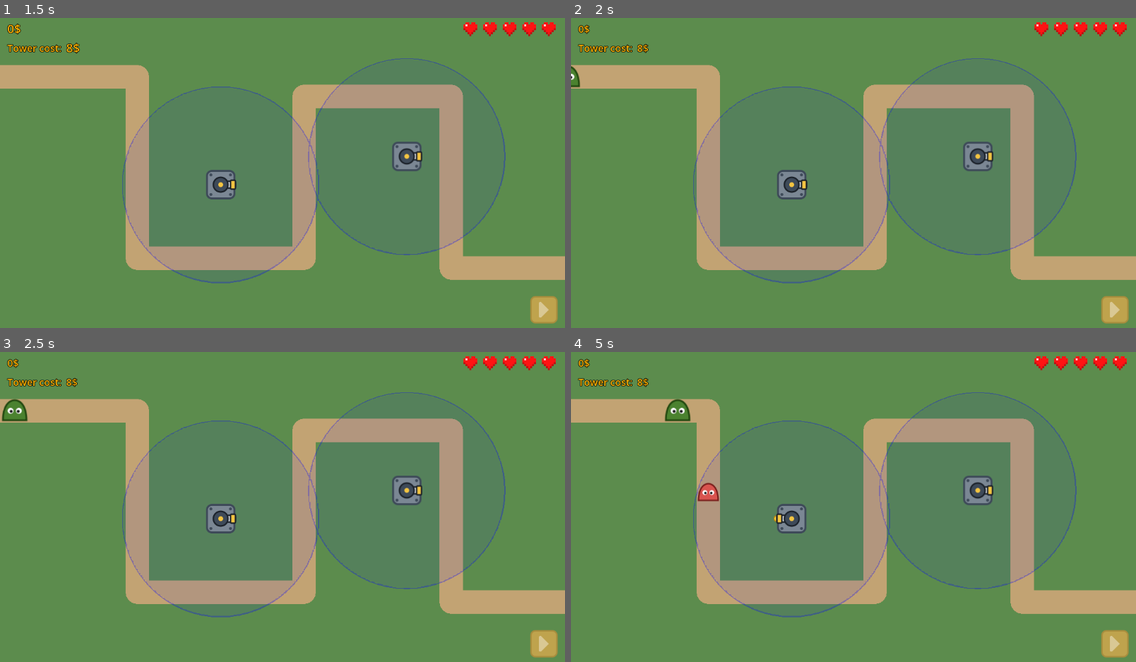
Above: before the commit, frames 1-4 (two rows, left to right).
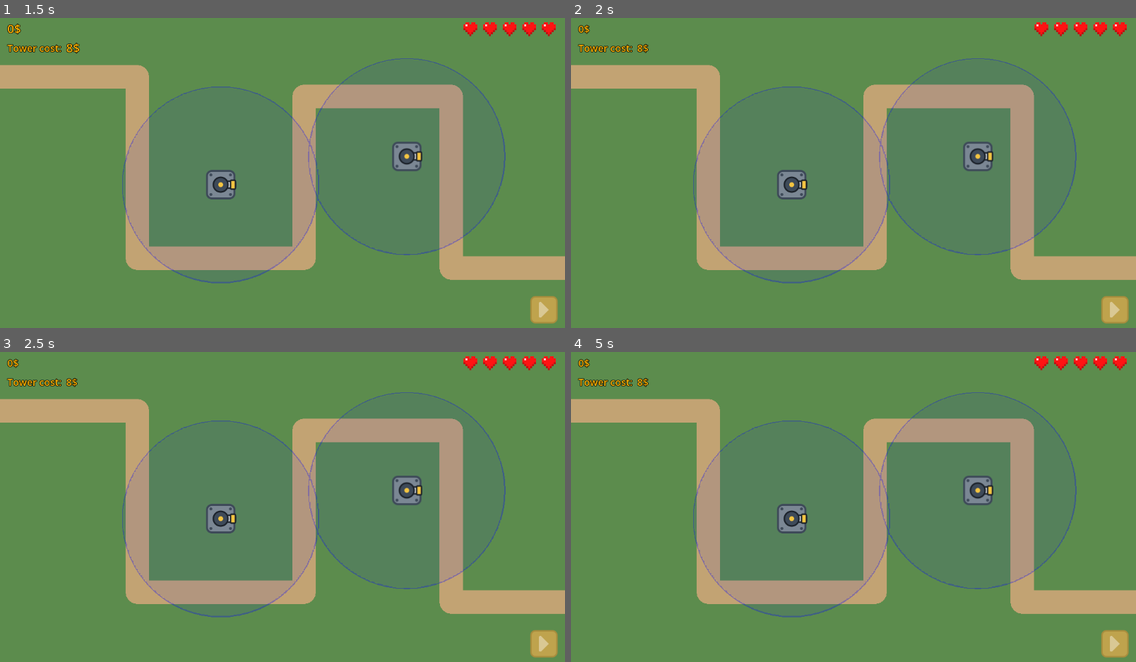
Above: after the commit, the same moments.

Repository: maksymiblue12/tower_defence
Game: Godot game, scene res://scenes/level/level.tscn
Two runs of this game, one before a commit and one after it. Both use one fixed random seed, a clock stepped at 60 frames per second and the inputs below.
Inputs (mouse positions are in pixels of both pictures, inside the frame that each line leads up to):
- Up to frame 1 (1.5 s): click (542, 309) at 0.5 s; tap Enter at 1.25 s; move the mouse to (406, 157) at 1.27 s; tap H (key_h) at 1.35 s; click (406, 157) at 1.42 s
- Up to frame 2 (2 s): no input
- Up to frame 3 (2.5 s): move the mouse to (169, 522) at 2.02 s; click (169, 522) at 2.1 s
- Up to frame 4 (5 s): move the mouse to (910, 435) at 2.77 s; tap H (key_h) at 2.85, 4.35 s; click (910, 435) at 2.92 s; move the mouse to (825, 569) at 3.52 s; click (825, 569) at 3.6 s; move the mouse to (1023, 553) at 4.27 s; click (1023, 553) at 4.42 s

Frame 1 is identical in both runs. In frame 2, less than 0.1% of the frame differs, in the area x 0-2%, y 15-23%; in frame 3, 0.3%; in frame 4, 0.6%, in the area x 16-42%, y 15-56%.

Commit message:
Started adding waves

Diff:
--- a/game_state.gd
+++ b/game_state.gd
@@ -159,7 +159,8 @@
 func load_wave():
 	is_wave_active=true
 	spawn_interval=1.0
-	enemies=[Enemy.EnemyType.Normal,Enemy.EnemyType.Heavy]
+	WaveCreator.load("wave1")
+	enemies=[Enemy.EnemyType.Normal,Enemy.EnemyType.Heavy,Enemy.EnemyType.Fast ]
 	on_start_wave.emit()
 
 func end_wave():
--- a/project.godot
+++ b/project.godot
@@ -18,6 +18,7 @@
 [autoload]
 
 GameState="*uid://cyki07h6yfp2y"
+WaveCreator="*uid://grvmjjy8deig"
 
 [display]
 
--- a/scenes/level/level.gd
+++ b/scenes/level/level.gd
@@ -46,6 +46,7 @@
 	tower.global_position=pos
 
 func _on_spawn_timer_timeout() -> void:
+	return
 	if (!GameState.is_wave_active):
 		$SpawnTimer.stop()
 		return
@@ -53,8 +54,11 @@
 	if (t==null):
 		$SpawnTimer.stop()
 		return
+	add_enemy(t)
+
+func add_enemy(type:Enemy.EnemyType):
 	var enemy:Enemy=ENEMY_SCENE.instantiate()
-	enemy.enemy_type=t
+	enemy.enemy_type=type
 	enemy_path.add_child(enemy)
 
 func start_wave():
--- /dev/null
+++ b/wave_creator.gd
@@ -0,0 +1,48 @@
+extends Node
+
+class WaveEmitter:
+	func start():
+		pass
+
+class EnemyEmitter extends WaveEmitter:
+	var lvl:Level
+	var type:Enemy.EnemyType
+	var amount:int
+	var index:int=0
+	var interval:int
+	var on_end_string:String
+	var on_end:WaveEmitter
+	var timer:Timer
+
+	func create(_lvl:Level,_type:Enemy.EnemyType,_amount:int,_interval:int,on_end_name:String):
+		self.lvl=_lvl
+		self.type=_type
+		self.amount=_amount
+		self.interval=_interval
+		self.on_end_string=on_end_name
+
+	func set_on_end(_on_end:WaveEmitter):
+		self.on_end=_on_end
+
+	func start():
+		self.timer=lvl.create_timer(self.interval)
+		self.timer.timeout.connect(self.add_enemy)
+
+	func add_enemy():
+		if (index==amount):
+			self.timer.stop()
+			self.on_end.start()
+			return
+		lvl.add_enemy(self.type)
+		index+=1
+
+func load(file_name:String):
+	var file=FileAccess.open("./waves/"+file_name+".json",FileAccess.READ)
+	var txt=file.get_as_text()
+
+	var json=JSON.new()
+	var err=json.parse(txt)
+	if (err!=OK):
+		print("JSON Parse Error: ", json.get_error_message(), " in ", txt, " at line ", json.get_error_line())
+		return
+	var data=json.data
--- /dev/null
+++ b/waves/wave1.json
@@ -0,0 +1,14 @@
+{
+	"start":"1",
+	"1": {
+		"type":"normal",
+		"amount":10,
+		"interval":1,
+		"end":"2"
+	},
+	"2": {
+		"type":"fast",
+		"amount":2,
+		"interval":0.5
+	}
+}
Not shown, added: wave_creator.gd.uid
